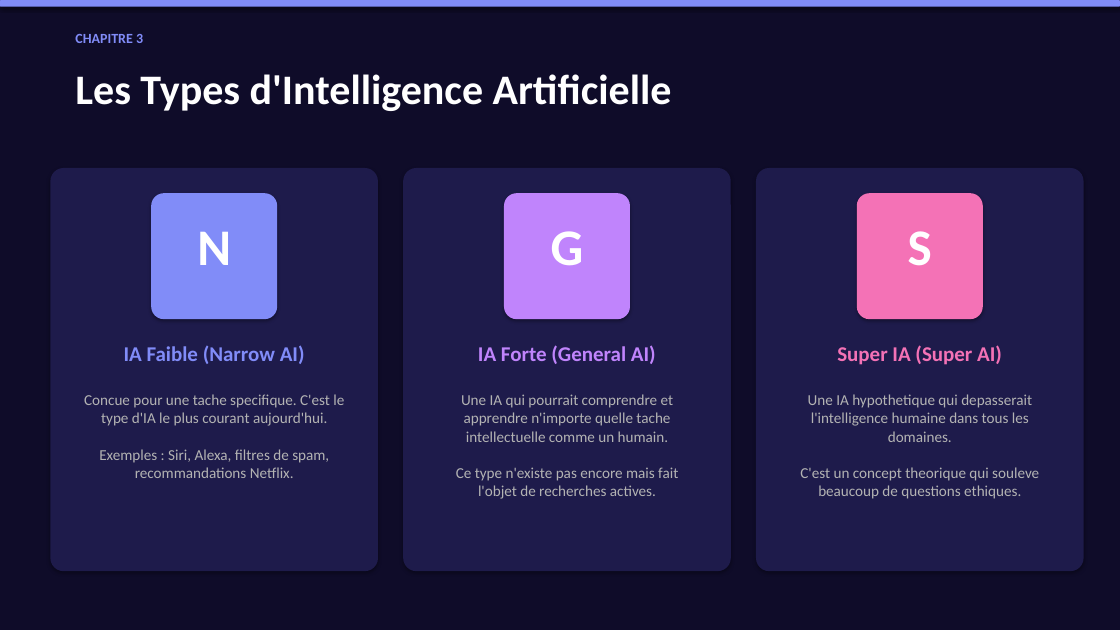
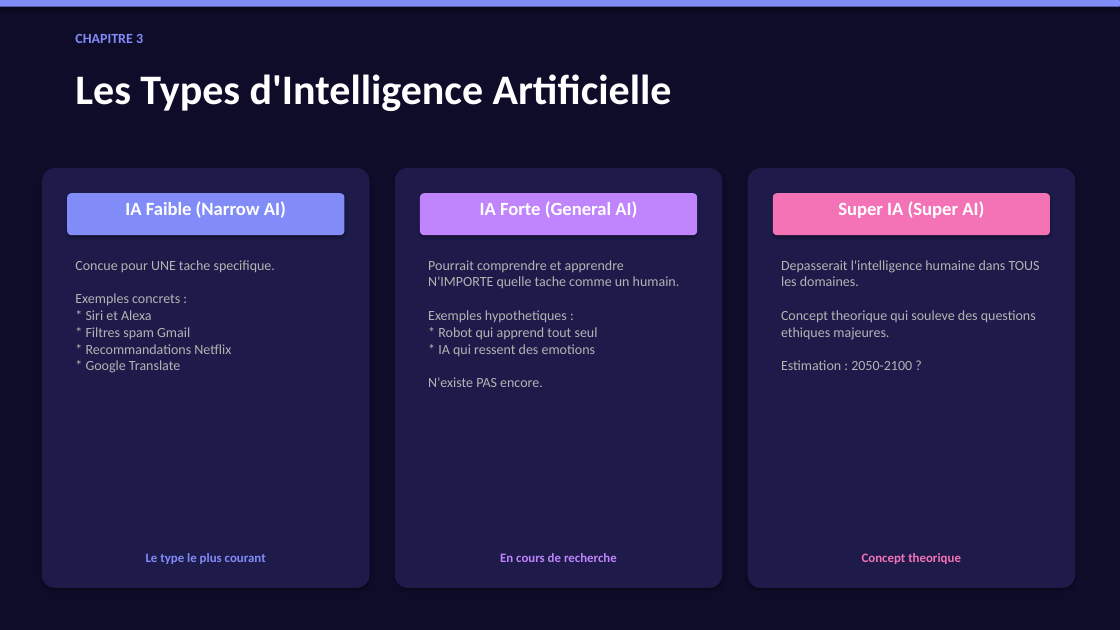
Before and after one commit to ayoubassouarinfo/AI-Project, a slide deck: slide 5 of AI_Presentation_Ayoub_Assouar.pptx. Drawn at 1120x630 pixels with LibreOffice and Linux fonts; fonts in the diff are those of the drawing. Boxes give left, top, right and bottom in pixels: in the first picture for what was removed or moved away, otherwise in the second. Text is boxed around its words. In the diff, an @@ line names an element or a change of style, - is before the commit and + after.

```diff
--- a/AI_Presentation_Ayoub_Assouar.pptx
+++ b/AI_Presentation_Ayoub_Assouar.pptx
@@ rounded rectangle: place and size @@
-rounded rectangle at bbox=[50, 168, 378, 571]
+rounded rectangle at bbox=[42, 168, 370, 588]
@@ rounded rectangle: place and size @@
-rounded rectangle at bbox=[403, 168, 731, 571]
+rounded rectangle at bbox=[395, 168, 723, 588]
@@ rounded rectangle: place and size @@
-rounded rectangle at bbox=[756, 168, 1084, 571]
+rounded rectangle at bbox=[748, 168, 1075, 588]
@@ rounded rectangle: place and size @@
-rounded rectangle at bbox=[151, 193, 277, 319]
+rounded rectangle at bbox=[67, 193, 344, 235]
@@ text "IA Faible (Narrow AI)": place and size @@
-text "IA Faible (Narrow AI)" at bbox=[124, 345, 305, 364]
+text "IA Faible (Narrow AI)" at bbox=[125, 201, 286, 218]
@@ text "IA Faible (Narrow AI)" at bbox=[125, 201, 286, 218]: size 18 to 16 pt, text colour #818CF8 to #FFFFFF @@
@@ rounded rectangle: place and size @@
-rounded rectangle at bbox=[504, 193, 630, 319]
+rounded rectangle at bbox=[420, 193, 697, 235]
@@ text "IA Forte (General AI)": place and size @@
-text "IA Forte (General AI)" at bbox=[478, 345, 656, 364]
+text "IA Forte (General AI)" at bbox=[480, 201, 637, 218]
@@ text "IA Forte (General AI)" at bbox=[480, 201, 637, 218]: size 18 to 16 pt, text colour #C084FC to #FFFFFF @@
@@ rounded rectangle: place and size @@
-rounded rectangle at bbox=[857, 193, 983, 319]
+rounded rectangle at bbox=[773, 193, 1050, 235]
@@ text "Super IA (Super AI)": place and size @@
-text "Super IA (Super AI)" at bbox=[837, 345, 1002, 365]
+text "Super IA (Super AI)" at bbox=[838, 201, 984, 218]
@@ text "Super IA (Super AI)" at bbox=[838, 201, 984, 218]: size 18 to 16 pt, text colour #F472B6 to #FFFFFF @@
@@ text removed at bbox=[197, 232, 231, 265] @@
-N
@@ text removed at bbox=[551, 231, 584, 266] @@
-G
@@ text removed at bbox=[908, 231, 932, 266] @@
-S
@@ text added at bbox=[75, 260, 275, 373], 12 pt, text #B3B3B3 @@
+Concue pour UNE tache specifique.
+Exemples concrets :
+* Siri et Alexa
+* Filtres spam Gmail
+* Recommandations Netflix
+* Google Translate
@@ text at bbox=[428, 260, 680, 387]: text changed; size 13 to 12 pt @@
-Une IA qui pourrait comprendre et apprendre n'importe quelle tache intellectuelle comme un humain.
-Ce type n'existe pas encore mais fait l'objet de recherches actives.
+Pourrait comprendre et apprendre N'IMPORTE quelle tache comme un humain.
+Exemples hypothetiques :
+* Robot qui apprend tout seul
+* IA qui ressent des emotions
+N'existe PAS encore.
@@ text at bbox=[781, 260, 1040, 370]: text changed; size 13 to 12 pt @@
-Une IA hypothetique qui depasserait l'intelligence humaine dans tous les domaines.
-C'est un concept theorique qui souleve beaucoup de questions ethiques.
+Depasserait l'intelligence humaine dans TOUS les domaines.
+Concept theorique qui souleve des questions ethiques majeures.
+Estimation : 2050-2100 ?
@@ text at bbox=[146, 553, 266, 564]: text changed; size 13 to 11 pt; text colour #B3B3B3 to #818CF8; bold on @@
-Concue pour une tache specifique. C'est le type d'IA le plus courant aujourd'hui.
-Exemples : Siri, Alexa, filtres de spam, recommandations Netflix.
+Le type le plus courant
@@ text added at bbox=[500, 553, 617, 562], 11 pt, text #C084FC, bold @@
+En cours de recherche
@@ text added at bbox=[862, 553, 961, 564], 11 pt, text #F472B6, bold @@
+Concept theorique
```
Also in this commit, not shown: 9 other slides changed, 1 slide added, 1 slide removed, 10 other files.
